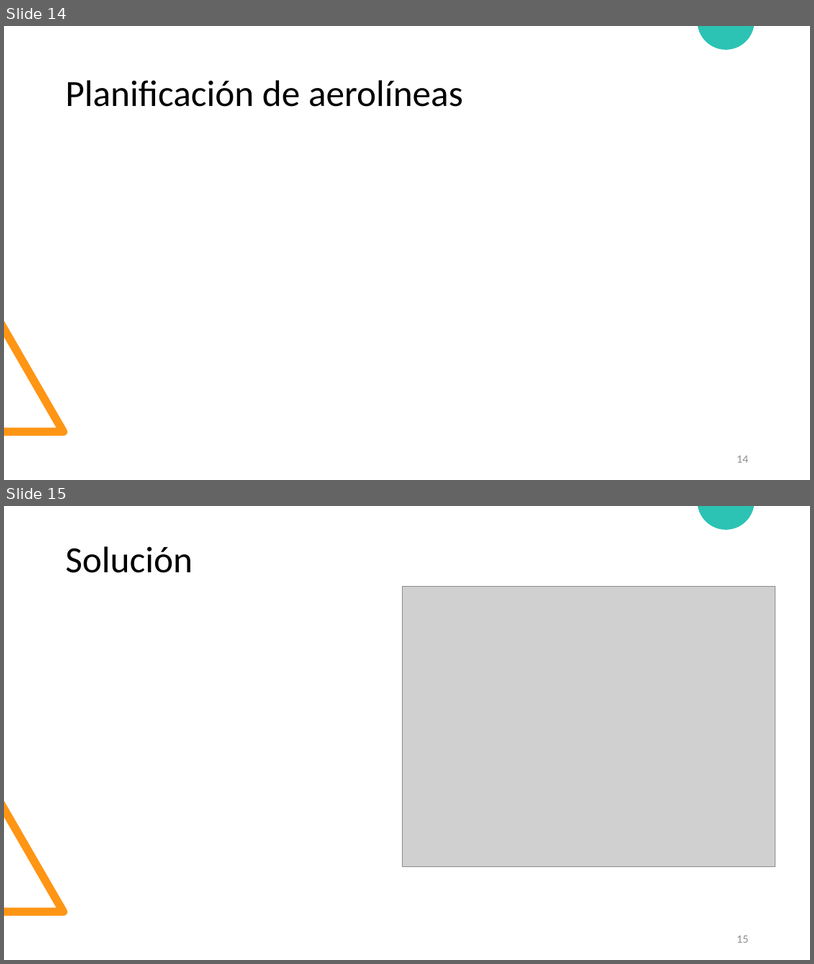
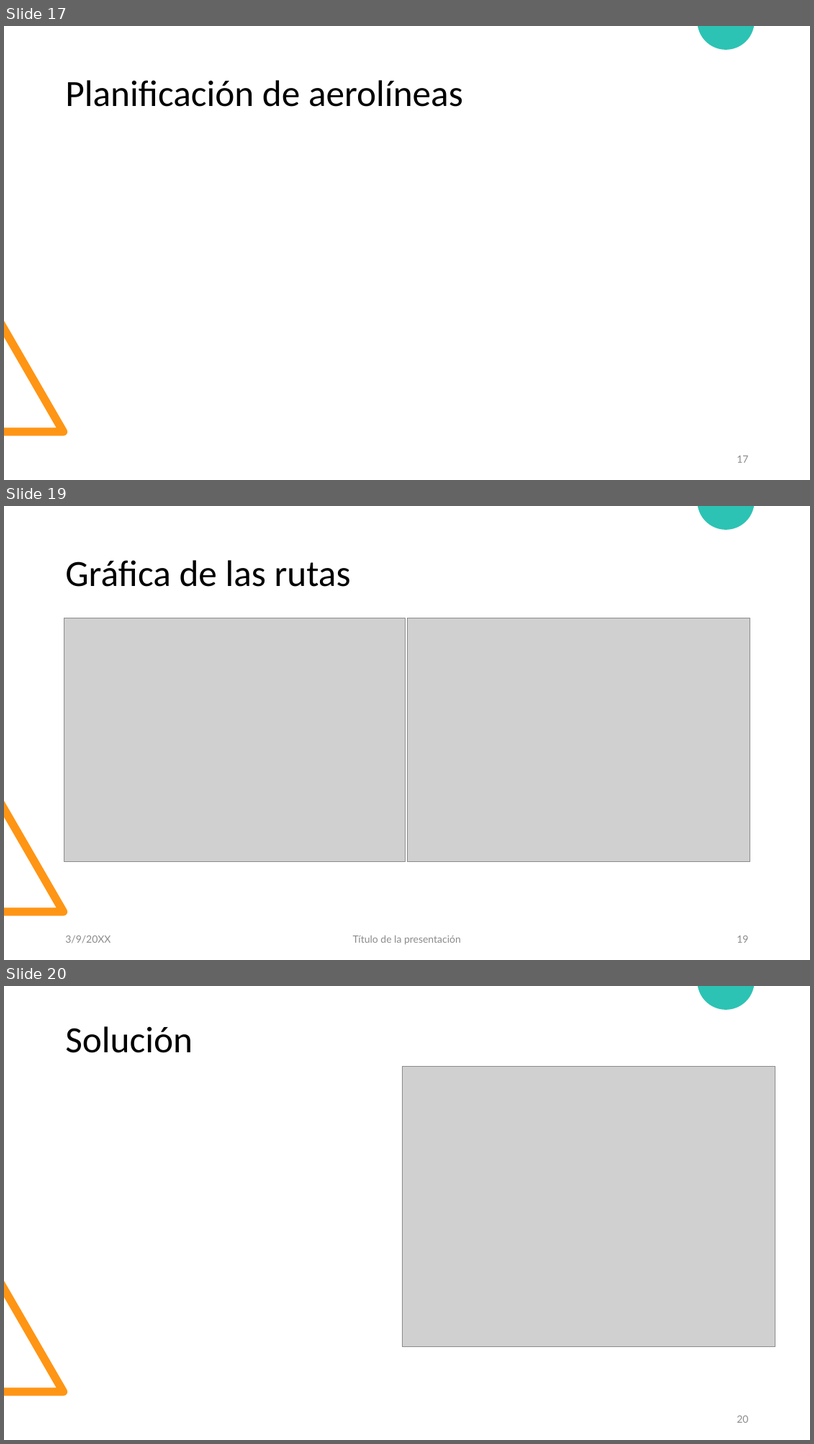
Before and after one commit to diramtz/ProyectoFinal_MaxFlow, a slide deck: documentos/Presentacion_ffmf.pptx. Shown one above the other, each under a label of ours: slides 14 and 15 before the commit, slides 17, 19 and 20 after it; the slides between them are not shown. The pictures are 814x964 and 814x1444 pixels, drawn with LibreOffice and Linux fonts; fonts in the diff are those of the drawing; grey boxes stand for pictures. Boxes give left, top, right and bottom in pixels: in the first picture for what was removed or moved away, otherwise in the second. Text is boxed around its words. In the diff, an @@ line names an element or a change of style, - is before the commit and + after.

```diff
--- a/documentos/Presentacion_ffmf.pptx
+++ b/documentos/Presentacion_ffmf.pptx
@@ slide 19 added at [4,506,810,960], background #FFFFFF; not listed: 2 template elements that a slide beside it also shows @@
@@ title added at [65,560,351,587], 44 pt, text #000000 @@
+Gráfica de las rutas
@@ picture added at [64,618,406,862] @@
@@ picture added at [407,618,751,862] @@
@@ text added at [65,935,111,943], 12 pt, text #8C8C8C @@
+3/9/20XX
@@ text added at [353,935,461,944], 12 pt, text #8C8C8C @@
+Título de la presentación
@@ page number added at [737,935,748,942], 12 pt, text #8C8C8C @@
+19
@@ what was slide 14 is now slide 17 @@
@@ page number at [737,455,748,462]: text changed @@
-14
+17
@@ what was slide 15 is now slide 20 @@
@@ page number at [737,1415,748,1422]: text changed @@
-15
+20
```
Also in this commit, not shown: 1 slide changed, 5 other slides added.
